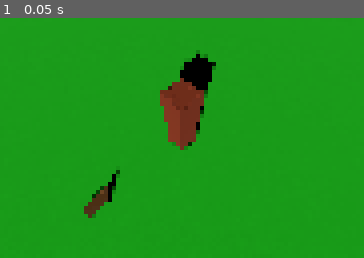
Above: before the commit, frame 1.
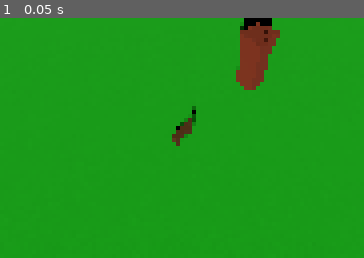
Above: after the commit, the same moment.

Repository: mjviljan/godot4-3d-camera-movement-template
Game: Godot game, scene res://World.tscn
The game is run twice, just before and just after one commit, with the same random seed, the same clock (stepped at 60 frames per second) and the same inputs.
Inputs:
- Up to frame 1 (0.05 s): no input

The runs differ from the first frame. In frame 1, 6.7% of the frame differs, in the area x 23-77%, y 0-84%.

Commit message:
Follow player movement with camera

Diff:
--- a/World.tscn
+++ b/World.tscn
@@ -70,6 +70,7 @@
 target = NodePath("../CameraTarget")
 
 [node name="CameraTarget" type="Node3D" parent="."]
+transform = Transform3D(1, 0, 0, 0, 1, 0, 0, 0, 1, 0, 0, 25)
 
 [node name="Tower" type="Node3D" parent="."]
 
@@ -161,3 +162,4 @@
 [connection signal="camera_rotate" from="." to="Camera" method="_on_world_camera_rotate"]
 [connection signal="player_move" from="." to="Player" method="_on_world_player_move"]
 [connection signal="player_rotate" from="." to="Player" method="_on_world_player_rotate"]
+[connection signal="moving_to" from="Player" to="Camera" method="_on_player_moving_to"]
--- a/camera.gd
+++ b/camera.gd
@@ -4,40 +4,45 @@
 
 const CAMERA_MOVEMENT_SPEED = 40
 
-var distance_from_camera: Vector3
+var distance_from_target: Vector3
 var rotate_angle: Constants.Rotation
 var movement_direction: Constants.Direction
+var desired_target_position: Vector3
 
 func _ready():
-	distance_from_camera = position
+	distance_from_target = position
 	rotate_angle = Constants.Rotation.NONE
 	movement_direction = Constants.Direction.NONE
+	desired_target_position = target.position
 
 func _process(delta):
 	var movement = Vector3.ZERO
 
 	if (rotate_angle != Constants.Rotation.NONE):
-		distance_from_camera = distance_from_camera.rotated(Vector3.UP, delta * rotate_angle)
+		distance_from_target = distance_from_target.rotated(Vector3.UP, delta * rotate_angle)
 		rotate_angle = Constants.Rotation.NONE
 
-	if (movement_direction & Constants.Direction.FORWARD):
-		movement += position.direction_to(target.position)
-	if (movement_direction & Constants.Direction.BACKWARD):
-		movement += position.direction_to(target.position) * -1
-	if (movement_direction & Constants.Direction.LEFT):
-		movement += position.direction_to(target.position).rotated(Vector3.UP, PI / 2)
-	if (movement_direction & Constants.Direction.RIGHT):
-		movement += position.direction_to(target.position).rotated(Vector3.UP, -PI / 2)
+	if movement_direction:
+		if (movement_direction & Constants.Direction.FORWARD):
+			movement += position.direction_to(target.position)
+		if (movement_direction & Constants.Direction.BACKWARD):
+			movement += position.direction_to(target.position) * -1
+		if (movement_direction & Constants.Direction.LEFT):
+			movement += position.direction_to(target.position).rotated(Vector3.UP, PI / 2)
+		if (movement_direction & Constants.Direction.RIGHT):
+			movement += position.direction_to(target.position).rotated(Vector3.UP, -PI / 2)
 
-	if movement_direction:
 		movement = movement * delta * CAMERA_MOVEMENT_SPEED
 		movement.y = 0
 		# not sure if lerping adds any smoothness here, but using it still...
 		var lerp_factor = min(.9 + delta, 1)
 		target.position = target.position.lerp(target.position + movement, lerp_factor)
+		desired_target_position = target.position
 		movement_direction = Constants.Direction.NONE
+	else:
+		target.position = target.position.lerp(desired_target_position, delta)
 
-	position = target.position + distance_from_camera
+	position = target.position + distance_from_target
 	look_at(target.position)
 
 func _on_world_camera_rotate(direction):
@@ -45,3 +50,6 @@
 
 func _on_world_camera_move(direction):
 	movement_direction |= direction
+
+func _on_player_moving_to(position):
+	desired_target_position = position
--- /dev/null
+++ b/camera_target.gd
@@ -0,0 +1,34 @@
+extends Node3D
+
+const CAMERA_MOVEMENT_SPEED = 40
+
+var movement_direction: Constants.Direction
+var target_position: Vector3
+
+func _ready():
+	movement_direction = Constants.Direction.NONE
+	target_position = Vector3(1,1,1)
+
+func _process(delta):
+	var movement = Vector3.ZERO
+
+	if (movement_direction & Constants.Direction.FORWARD):
+		movement += position.direction_to(target_position)
+	if (movement_direction & Constants.Direction.BACKWARD):
+		movement += position.direction_to(target_position) * -1
+	if (movement_direction & Constants.Direction.LEFT):
+		movement += position.direction_to(target_position).rotated(Vector3.UP, PI / 2)
+	if (movement_direction & Constants.Direction.RIGHT):
+		movement += position.direction_to(target_position).rotated(Vector3.UP, -PI / 2)
+
+	if movement_direction:
+		movement = movement * delta * CAMERA_MOVEMENT_SPEED
+		movement.y = 0
+		# not sure if lerping adds any smoothness here, but using it still...
+		var lerp_factor = min(.9 + delta, 1)
+		position = position.lerp(position + movement, lerp_factor)
+		movement_direction = Constants.Direction.NONE
+		print(position)
+
+func _on_world_camera_move(direction):
+	movement_direction |= direction
--- a/player.gd
+++ b/player.gd
@@ -1,6 +1,6 @@
 extends Node3D
 
-signal player_moving_to(position)
+signal moving_to(position)
 
 const STEP_LENGTH: float = 8
 var direction = Vector3.FORWARD
@@ -17,7 +17,7 @@
 			target_position -= target_direction * STEP_LENGTH
 
 		move_direction = Constants.Direction.NONE
-		player_moving_to.emit(target_position)
+		moving_to.emit(target_position)
 
 	if (turn_direction != Constants.Rotation.NONE):
 		target_direction = target_direction.rotated(Vector3.UP, PI / 2 * turn_direction)
